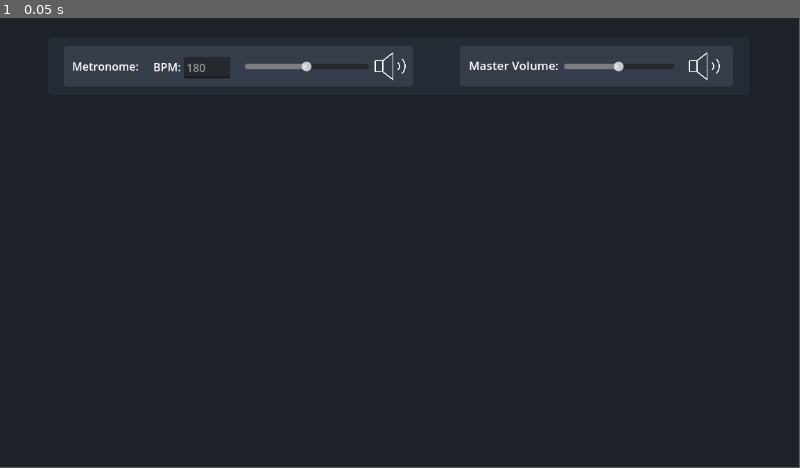
Above: before the commit, frame 1.
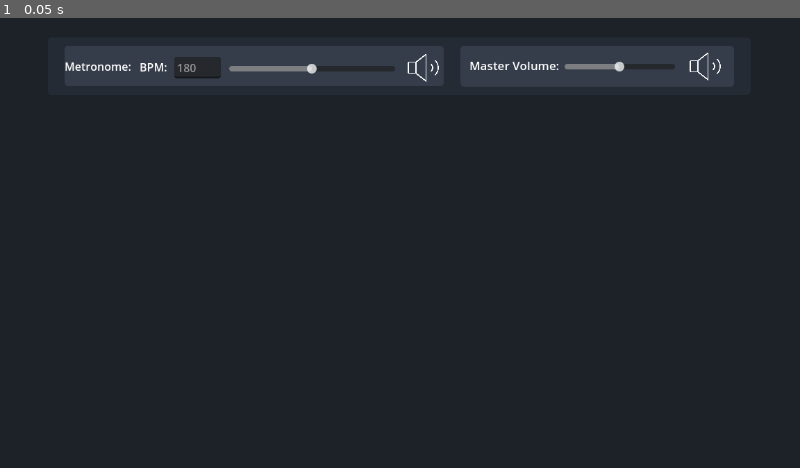
Above: after the commit, the same moment.

Repository: kbrady478/Music_Toy
Game: Godot game, scene res://Main_Scene.tscn
The game is run twice, just before and just after one commit, with the same random seed, the same clock (stepped at 60 frames per second) and the same inputs.
Inputs:
- Up to frame 1 (0.05 s): no input
In our replay, the window is 799x449 before the commit and 800x450 after it. These sizes can differ from the game's own. Grey fills any space a smaller window leaves; there, only what the larger window draws over its background counts as a difference.

The runs differ from the first frame. In frame 1, 0.8% of the frame differs, in the area x 8-91%, y 7-15%.

Commit message:
Fixed Metronome Controller again
It stopped working, think its to do with making scripts unique?
I also can't get the scene to scale correctly to window size, even after following tutorials.

Diff:
--- a/Main_Scene.tscn
+++ b/Main_Scene.tscn
@@ -21,40 +21,6 @@
 font_size = 17
 shadow_size = 0
 
-[sub_resource type="GDScript" id="GDScript_wqgm4"]
-script/source = "extends Control
-
-@export var bus_Name: String
-
-var bus_Index: int
-var volume_Level : float # for use across functions
-var mute_Toggle: bool
-
-
-func _ready() -> void:
-	bus_Index = AudioServer.get_bus_index(bus_Name)
-	mute_Toggle = false
-
-
-
-func _on_volume_slider_value_changed(value) -> void:
-	volume_Level = value
-
-	if mute_Toggle == true:
-		AudioServer.set_bus_volume_db(bus_Index, linear_to_db(0))
-	else:
-		AudioServer.set_bus_volume_db(bus_Index, linear_to_db(volume_Level))
-
-
-func _on_mute_button_pressed():
-	mute_Toggle = not mute_Toggle
-
-	if mute_Toggle == true:
-		AudioServer.set_bus_volume_db(bus_Index, linear_to_db(0))
-	else:
-		AudioServer.set_bus_volume_db(bus_Index, linear_to_db(volume_Level))
-"
-
 [node name="Main" type="Control"]
 layout_mode = 3
 anchors_preset = 15
@@ -63,13 +29,14 @@
 grow_horizontal = 2
 grow_vertical = 2
 
-[node name="Background" type="Panel" parent="."]
-layout_mode = 0
+[node name="CanvasLayer" type="CanvasLayer" parent="."]
+
+[node name="Background" type="Panel" parent="CanvasLayer"]
 offset_right = 1152.0
 offset_bottom = 648.0
 theme_override_styles/panel = SubResource("StyleBoxFlat_cvkrs")
 
-[node name="Top Layer" type="Panel" parent="Background"]
+[node name="Top Layer" type="Panel" parent="CanvasLayer/Background"]
 layout_mode = 1
 anchors_preset = 5
 anchor_left = 0.5
@@ -81,7 +48,82 @@
 grow_horizontal = 2
 theme_override_styles/panel = SubResource("StyleBoxFlat_kt38v")
 
-[node name="Master Bus Volume" type="Control" parent="Background/Top Layer"]
+[node name="Metronome_Controller" parent="CanvasLayer/Background/Top Layer" instance=ExtResource("5_syk2d")]
+
+[node name="UI Elements" parent="CanvasLayer/Background/Top Layer/Metronome_Controller" index="1"]
+layout_mode = 1
+
+[node name="Panel" parent="CanvasLayer/Background/Top Layer/Metronome_Controller/UI Elements" index="0"]
+layout_mode = 1
+offset_left = 24.0
+offset_top = 12.0
+offset_right = 570.0
+offset_bottom = 70.0
+
+[node name="Label" parent="CanvasLayer/Background/Top Layer/Metronome_Controller/UI Elements/Panel" index="0"]
+layout_mode = 1
+anchors_preset = 4
+anchor_top = 0.5
+anchor_bottom = 0.5
+offset_top = -11.5
+offset_right = 96.0
+offset_bottom = 11.5
+grow_vertical = 2
+
+[node name="BPM Entry" parent="CanvasLayer/Background/Top Layer/Metronome_Controller/UI Elements/Panel" index="1"]
+layout_mode = 1
+anchors_preset = 6
+anchor_left = 1.0
+anchor_top = 0.5
+anchor_right = 1.0
+anchor_bottom = 0.5
+offset_left = -388.0
+offset_top = -13.0
+offset_right = -320.938
+offset_bottom = 18.0
+grow_horizontal = 0
+grow_vertical = 2
+
+[node name="BPM Label" parent="CanvasLayer/Background/Top Layer/Metronome_Controller/UI Elements/Panel" index="2"]
+layout_mode = 1
+anchors_preset = 4
+anchor_top = 0.5
+anchor_bottom = 0.5
+offset_left = 108.0
+offset_top = -10.0
+offset_right = 148.0
+offset_bottom = 13.0
+grow_vertical = 2
+
+[node name="Volume Slider" parent="CanvasLayer/Background/Top Layer/Metronome_Controller/UI Elements/Panel" index="3"]
+layout_mode = 1
+anchors_preset = 6
+anchor_left = 1.0
+anchor_top = 0.5
+anchor_right = 1.0
+anchor_bottom = 0.5
+offset_left = -309.0
+offset_top = -4.0
+offset_right = -70.0
+offset_bottom = 12.0
+grow_horizontal = 0
+grow_vertical = 2
+
+[node name="Toggle Mute" parent="CanvasLayer/Background/Top Layer/Metronome_Controller/UI Elements/Panel" index="4"]
+layout_mode = 1
+anchors_preset = 6
+anchor_left = 1.0
+anchor_top = 0.5
+anchor_right = 1.0
+anchor_bottom = 0.5
+offset_left = -56.0
+offset_top = -23.0
+offset_right = 456.0
+offset_bottom = 489.0
+grow_horizontal = 0
+grow_vertical = 2
+
+[node name="Master Bus Volume" type="Control" parent="CanvasLayer/Background/Top Layer"]
 layout_mode = 1
 anchors_preset = 1
 anchor_left = 1.0
@@ -91,7 +133,7 @@
 script = ExtResource("1_s7m86")
 bus_Name = "Master"
 
-[node name="Panel" type="Panel" parent="Background/Top Layer/Master Bus Volume"]
+[node name="Panel" type="Panel" parent="CanvasLayer/Background/Top Layer/Master Bus Volume"]
 layout_mode = 0
 offset_left = -418.0
 offset_top = 12.0
@@ -99,7 +141,7 @@
 offset_bottom = 71.0
 theme_override_styles/panel = ExtResource("2_ojy7r")
 
-[node name="Volume Slider" parent="Background/Top Layer/Master Bus Volume/Panel" instance=ExtResource("3_ilf2x")]
+[node name="Volume Slider" parent="CanvasLayer/Background/Top Layer/Master Bus Volume/Panel" instance=ExtResource("3_ilf2x")]
 layout_mode = 1
 anchors_preset = 4
 anchor_top = 0.5
@@ -111,7 +153,7 @@
 grow_vertical = 2
 value = 0.5
 
-[node name="Mute Button" type="TextureButton" parent="Background/Top Layer/Master Bus Volume/Panel"]
+[node name="Mute Button" type="TextureButton" parent="CanvasLayer/Background/Top Layer/Master Bus Volume/Panel"]
 layout_mode = 1
 anchors_preset = 6
 anchor_left = 1.0
@@ -129,7 +171,7 @@
 texture_normal = ExtResource("4_g4s6c")
 texture_pressed = ExtResource("5_5sjee")
 
-[node name="Label" type="Label" parent="Background/Top Layer/Master Bus Volume/Panel"]
+[node name="Label" type="Label" parent="CanvasLayer/Background/Top Layer/Master Bus Volume/Panel"]
 layout_mode = 0
 offset_left = 13.0
 offset_top = 16.0
@@ -138,89 +180,8 @@
 text = "Master Volume:"
 label_settings = SubResource("LabelSettings_yq7lh")
 
-[node name="Metronome_Controller" parent="Background/Top Layer" instance=ExtResource("5_syk2d")]
-layout_mode = 1
-offset_left = -1.0
-offset_right = -1.0
-script = SubResource("GDScript_wqgm4")
+[connection signal="value_changed" from="CanvasLayer/Background/Top Layer/Master Bus Volume/Panel/Volume Slider" to="CanvasLayer/Background/Top Layer/Master Bus Volume" method="_on_volume_slider_value_changed"]
+[connection signal="pressed" from="CanvasLayer/Background/Top Layer/Master Bus Volume/Panel/Mute Button" to="CanvasLayer/Background/Top Layer/Master Bus Volume" method="_on_mute_button_pressed"]
 
-[node name="Panel" parent="Background/Top Layer/Metronome_Controller/UI Elements" index="0"]
-offset_left = 24.0
-offset_top = 12.0
-offset_right = 528.0
-offset_bottom = 71.0
-
-[node name="Label" parent="Background/Top Layer/Metronome_Controller/UI Elements/Panel" index="0"]
-layout_mode = 1
-anchors_preset = 4
-anchor_top = 0.5
-anchor_bottom = 0.5
-offset_left = 12.0
-offset_top = -11.5
-offset_right = 52.0
-offset_bottom = 11.5
-grow_vertical = 2
-text = "Metronome:"
-
-[node name="BPM Entry" parent="Background/Top Layer/Metronome_Controller/UI Elements/Panel" index="1"]
-layout_mode = 1
-anchors_preset = 8
-anchor_left = 0.5
-anchor_top = 0.5
-anchor_right = 0.5
-anchor_bottom = 0.5
-offset_left = -79.5
-offset_top = -13.5
-offset_right = -12.4375
-offset_bottom = 17.5
-grow_horizontal = 2
-grow_vertical = 2
-
-[node name="BPM Label" parent="Background/Top Layer/Metronome_Controller/UI Elements/Panel" index="2"]
-layout_mode = 1
-anchors_preset = 8
-anchor_left = 0.5
-anchor_top = 0.5
-anchor_right = 0.5
-anchor_bottom = 0.5
-offset_left = -123.5
-offset_top = -10.5
-offset_right = -83.5
-offset_bottom = 12.5
-grow_horizontal = 2
-grow_vertical = 2
-text = "BPM:"
-
-[node name="Volume Slider" parent="Background/Top Layer/Metronome_Controller/UI Elements/Panel" index="3"]
-layout_mode = 1
-anchors_preset = 6
-anchor_left = 1.0
-anchor_top = 0.5
-anchor_right = 1.0
-anchor_bottom = 0.5
-offset_left = -243.0
-offset_top = -7.5
-offset_right = -64.0
-offset_bottom = 8.5
-grow_horizontal = 0
-grow_vertical = 2
-
-[node name="Toggle Mute" parent="Background/Top Layer/Metronome_Controller/UI Elements/Panel" index="4"]
-layout_mode = 1
-anchors_preset = 6
-anchor_left = 1.0
-anchor_top = 0.5
-anchor_right = 1.0
-anchor_bottom = 0.5
-offset_left = -60.0
-offset_top = -25.5
-offset_right = 452.0
-offset_bottom = 486.5
-grow_horizontal = 0
-grow_vertical = 2
-
-[connection signal="value_changed" from="Background/Top Layer/Master Bus Volume/Panel/Volume Slider" to="Background/Top Layer/Master Bus Volume" method="_on_volume_slider_value_changed"]
-[connection signal="pressed" from="Background/Top Layer/Master Bus Volume/Panel/Mute Button" to="Background/Top Layer/Master Bus Volume" method="_on_mute_button_pressed"]
-
-[editable path="Background/Top Layer/Metronome_Controller"]
-[editable path="Background/Top Layer/Metronome_Controller/Metronome"]
+[editable path="CanvasLayer/Background/Top Layer/Metronome_Controller"]
+[editable path="CanvasLayer/Background/Top Layer/Metronome_Controller/Metronome"]
--- a/Prefabs/Key Components/Metronome_Controller.tscn
+++ b/Prefabs/Key Components/Metronome_Controller.tscn
@@ -6,12 +6,10 @@
 [ext_resource type="Texture2D" uid="uid://dxec5f7v6ula6" path="res://Images/speaker_On.png" id="4_wh344"]
 [ext_resource type="Texture2D" uid="uid://b1ah5tfl1uv41" path="res://Images/speaker_Muted.png" id="5_7uxbx"]
 
-[sub_resource type="GDScript" id="GDScript_gk5e6"]
+[sub_resource type="GDScript" id="GDScript_s7ltk"]
 script/source = "extends Control
 
 @export var bus_Name: String
-
-@onready var slider_Node = $\"UI Elements/Panel/Volume Slider\"
 
 var bus_Index: int
 var volume_Level : float # for use across functions
@@ -21,7 +19,8 @@
 func _ready() -> void:
 	bus_Index = AudioServer.get_bus_index(bus_Name)
 	mute_Toggle = false
-	volume_Level = slider_Node.value
+	volume_Level = .5
+
 
 
 func _on_volume_slider_value_changed(value) -> void:
@@ -45,7 +44,7 @@
 [node name="Metronome_Controller" type="Control"]
 layout_mode = 3
 anchors_preset = 0
-script = SubResource("GDScript_gk5e6")
+script = SubResource("GDScript_s7ltk")
 bus_Name = "Metronome"
 
 [node name="Metronome" parent="." instance=ExtResource("1_heyky")]
@@ -63,6 +62,7 @@
 layout_mode = 0
 offset_right = 40.0
 offset_bottom = 23.0
+text = "Metronome:"
 
 [node name="BPM Entry" type="LineEdit" parent="UI Elements/Panel"]
 layout_mode = 0
@@ -75,6 +75,7 @@
 layout_mode = 0
 offset_right = 40.0
 offset_bottom = 23.0
+text = "BPM:"
 
 [node name="Volume Slider" parent="UI Elements/Panel" instance=ExtResource("2_rxtph")]
 layout_mode = 0
@@ -90,7 +91,7 @@
 texture_normal = ExtResource("4_wh344")
 texture_pressed = ExtResource("5_7uxbx")
 
-[connection signal="text_submitted" from="UI Elements/Panel/BPM Entry" to="Metronome" method="_on_line_edit_text_submitted"]
+[connection signal="text_submitted" from="UI Elements/Panel/BPM Entry" to="Metronome" method="_on_bpm_entry_text_submitted"]
 [connection signal="value_changed" from="UI Elements/Panel/Volume Slider" to="." method="_on_volume_slider_value_changed"]
 [connection signal="pressed" from="UI Elements/Panel/Toggle Mute" to="." method="_on_toggle_mute_pressed"]
 
--- a/Scripts/Bus_Volume.gd
+++ b/Scripts/Bus_Volume.gd
@@ -10,6 +10,7 @@
 func _ready() -> void:
 	bus_Index = AudioServer.get_bus_index(bus_Name)
 	mute_Toggle = false
+	volume_Level = .5
 
 
 
--- a/Scripts/Metronome.gd
+++ b/Scripts/Metronome.gd
@@ -56,13 +56,7 @@
 	metronome()
 
 
-func _on_line_edit_text_submitted(new_text):
+func _on_bpm_entry_text_submitted(new_text):
 	bpm = float(new_text)
 	bpm_Entry.set_placeholder(str(bpm))
 	bpm_Calculation()
-
-
-
-
-
-#func _on_bpm_entry_text_changed(new_text):
--- a/Scripts/Sound_Effect.gd
+++ b/Scripts/Sound_Effect.gd
@@ -17,9 +17,9 @@
 	current_Wait_Time = 0.5
 	new_Wait_Time = 0.1
 	mute_Toggle = false
-	pause_Toggle = false
+	pause_Toggle = true
 	bpm_Edit.set_placeholder(str(bpm))
-
+	volume_Level = .5
 	#effect_Player()
 
 
@@ -68,13 +68,14 @@
 
 
 func _on_pause_toggle_pressed():
-	print("pause toggled: ", pause_Toggle)
+	#print("pause toggled: ", pause_Toggle)
 	pause_Toggle = !pause_Toggle
 
 	if pause_Toggle == true:
+		#print("muted")
 		effect_Timer.paused = true
 	else:
-
+		#print("unmuted")
 		effect_Timer.set_wait_time(current_Wait_Time)
 		effect_Timer.paused = false
 		effect_Player()
--- a/project.godot
+++ b/project.godot
@@ -18,3 +18,8 @@
 [audio]
 
 buses/default_bus_layout="res://Other/default_bus_layout.tres"
+
+[display]
+
+window/stretch/mode="viewport"
+window/stretch/aspect="expand"
Not shown: 1 places in Main_Scene.tscn that only renumber resources
